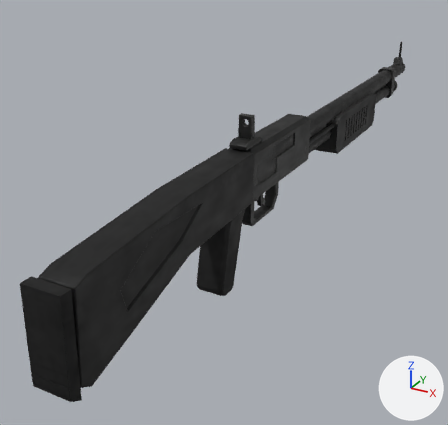
The glTF model public/assets/weapons/shotgun.glb as it was, and as the next commit left it.
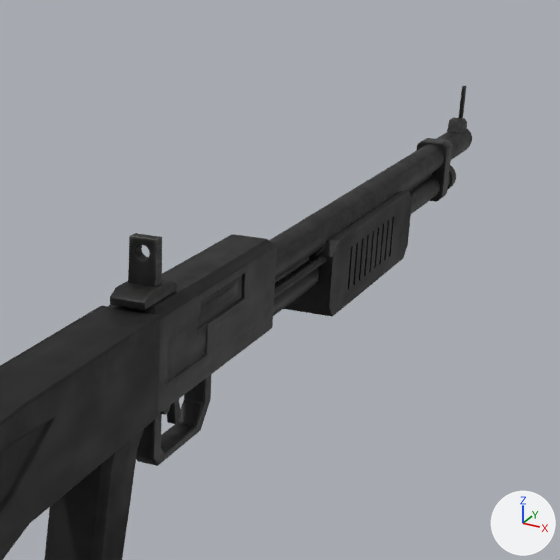
There are two pictures of each version: one whole from a 50 mm camera at (0.278, -0.573, 0.242) aimed at (-0.069, 0.057, -0.073), one close up on the part from 39% to 100% of the width and 0% to 64% of the height. The axes (+X, +Y, +Z) are drawn at lower right. The lights are the same throughout. The last two pictures show the newer version. Where no turn or scale is listed for an object, it has been applied to the vertices.

In view in the first close-up: 'body', 'rear_sight'.
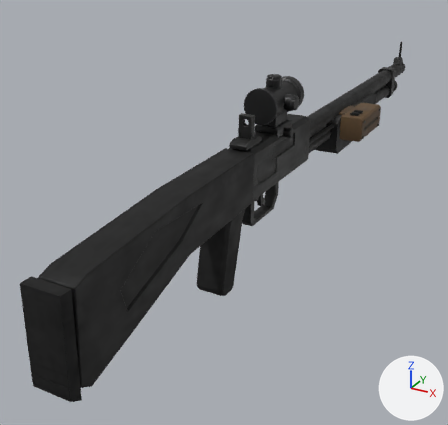
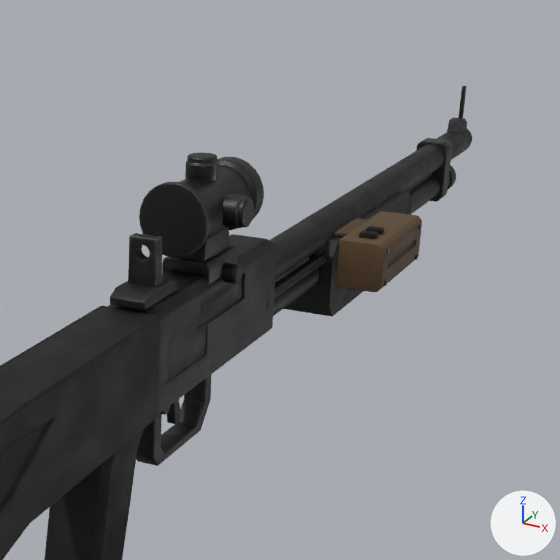
The newer file is also rescaled (x1.037), turned or shifted as a whole; pictures and numbers use the older file's frame.

Boxes (x1, y1, x2, y2) around the edits, measured in the close-ups (560 x 560 px):
'red_dot', added
    after: (139, 153, 264, 284)
'laser', added (brown)
    after: (335, 211, 422, 292)

The change, as a diff of the scene's bpy script:
```diff
--- a/public/assets/weapons/shotgun.glb.py
+++ b/public/assets/weapons/shotgun.glb.py
@@ img_image_6 @@
+img_image_6 = load_image('Image_6', '_unpacked/Image_6', 256, 256, 'sRGB')
@@ img_image_7 @@
+img_image_7 = load_image('Image_7', '_unpacked/Image_7', 256, 256, 'Non-Color')
@@ img_image_8 @@
+img_image_8 = load_image('Image_8', '_unpacked/Image_8', 256, 256, 'Non-Color')
@@ img_image_3 @@
+img_image_3 = load_image('Image_3', '_unpacked/Image_3', 256, 256, 'sRGB')
@@ img_image_4 @@
+img_image_4 = load_image('Image_4', '_unpacked/Image_4', 256, 256, 'Non-Color')
@@ img_image_5 @@
+img_image_5 = load_image('Image_5', '_unpacked/Image_5', 256, 256, 'Non-Color')
@@ mat_laser @@
+mat_laser = bpy.data.materials.new('laser')
+# uses the picture img_image_6
+# uses the picture img_image_7
+# uses the picture img_image_8
@@ mat_red_dot @@
+mat_red_dot = bpy.data.materials.new('red_dot')
+# uses the picture img_image_3
+# uses the picture img_image_4
+# uses the picture img_image_5
@@ me_laser @@
+me_laser.from_pydata(...)  # 617 vertices, 1200 faces; spans x 0.0124..0.0553, y 0.2057..0.2986, z -0.0073..0.0284
+me_laser.materials.append(mat_laser)
@@ me_red_dot @@
+me_red_dot.from_pydata(...)  # 914 vertices, 1804 faces; spans x -0.0197..0.0275, y 0.0048..0.0804, z 0.0381..0.1056
+me_red_dot.materials.append(mat_red_dot)
@@ ob_laser @@
+ob_laser = bpy.data.objects.new('laser', me_laser)
+ob_laser.location = (0.0, 0.0052, 0.0026)
@@ ob_red_dot @@
+ob_red_dot = bpy.data.objects.new('red_dot', me_red_dot)
+ob_red_dot.location = (0.0, 0.0052, 0.0026)
```
